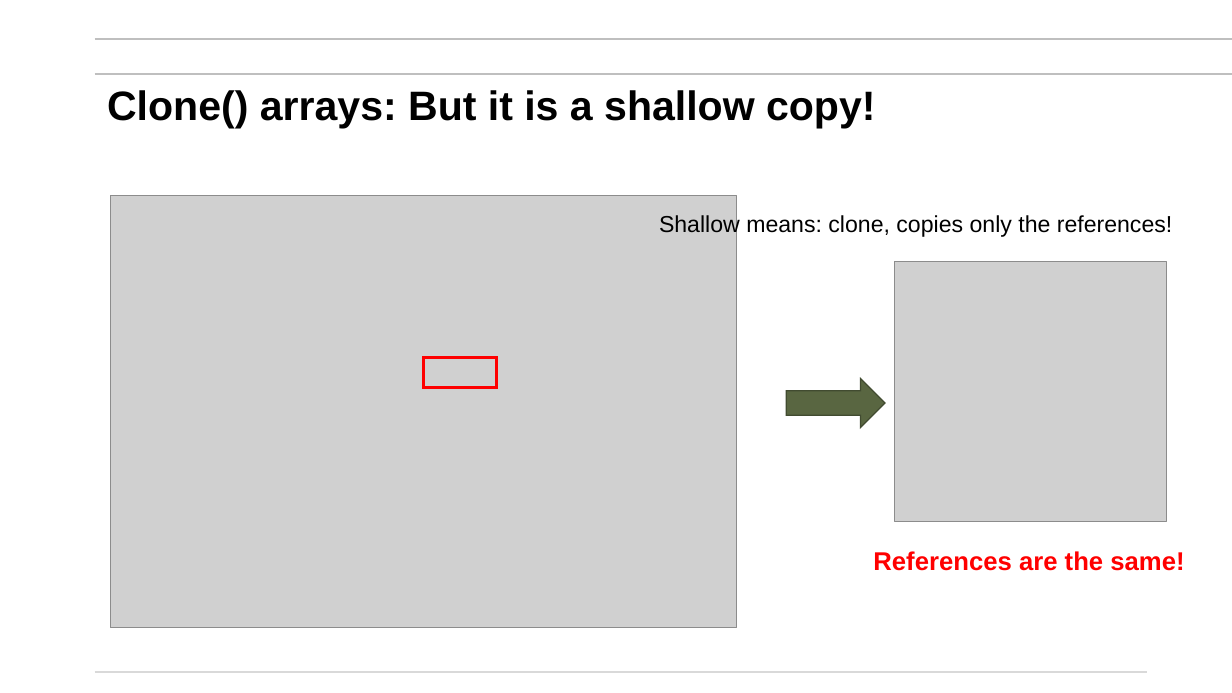
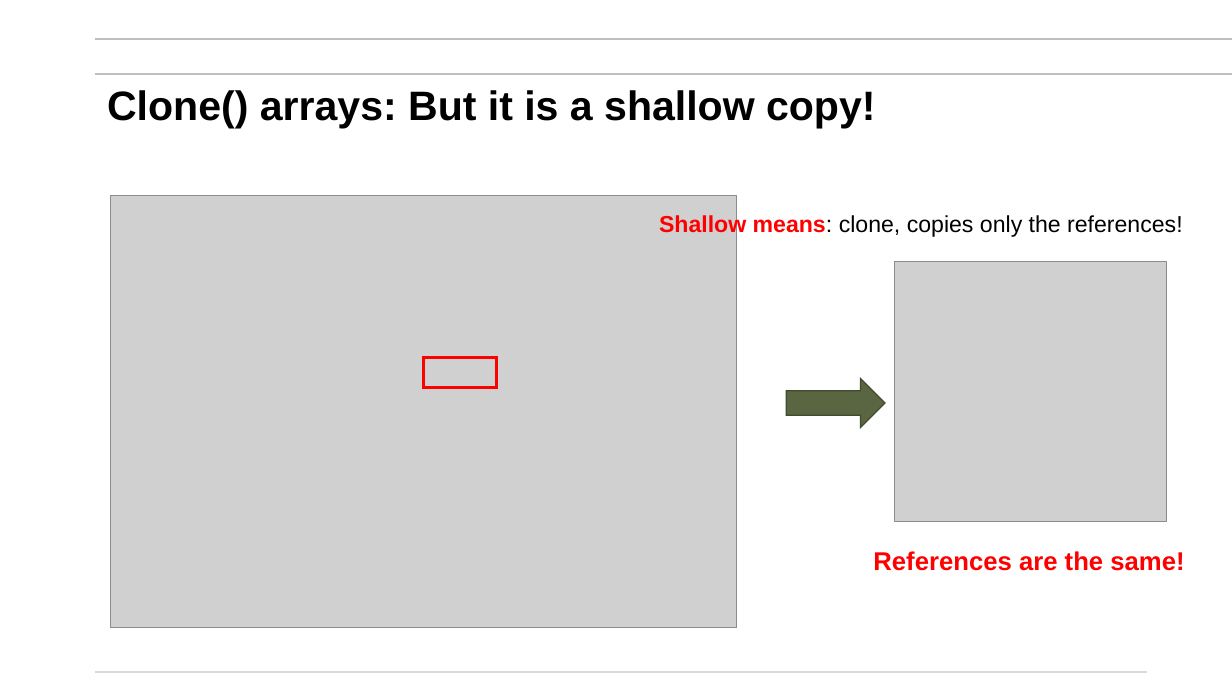
Before and after one commit to mikegrace2/CSEN160-Fall2026-Course-Website, a slide deck: slide 61 of lectures/Week01_JavaRefresher/3_JavaRefresher_V4.pptx. Drawn at 1232x693 pixels with LibreOffice and Linux fonts; fonts in the diff are those of the drawing; grey boxes stand for pictures; background and template pictures are left out. Boxes give left, top, right and bottom in pixels: in the first picture for what was removed or moved away, otherwise in the second. Text is boxed around its words. In the diff, an @@ line names an element or a change of style, - is before the commit and + after.

Commit message:
Only style updates

```diff
--- a/lectures/Week01_JavaRefresher/3_JavaRefresher_V4.pptx
+++ b/lectures/Week01_JavaRefresher/3_JavaRefresher_V4.pptx
@@ text "Shallow means: clone, copies only ..." at (x1=659, y1=214, x2=1182, y2=238): text colour #000000 to #FF0000, bold on in "Shallow means:" @@
```
Also in this commit, not shown: 9 other slides changed.
